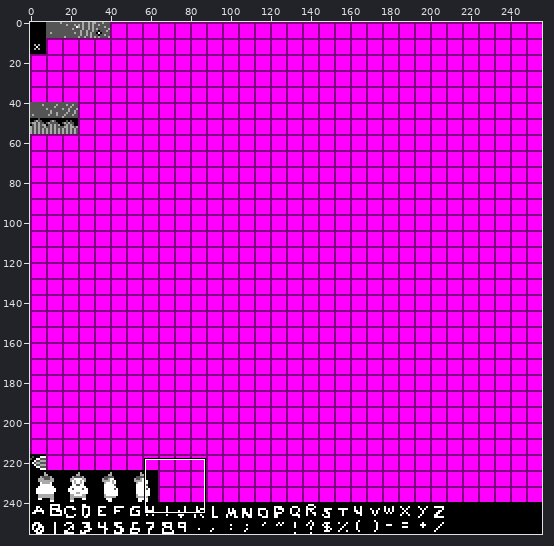
Edited in one commit: sprite sheet (2dGame/res/sprite_sheet.png). Above: a wide view before the commit, with the close-up outlined.
Close-up. Before the commit:
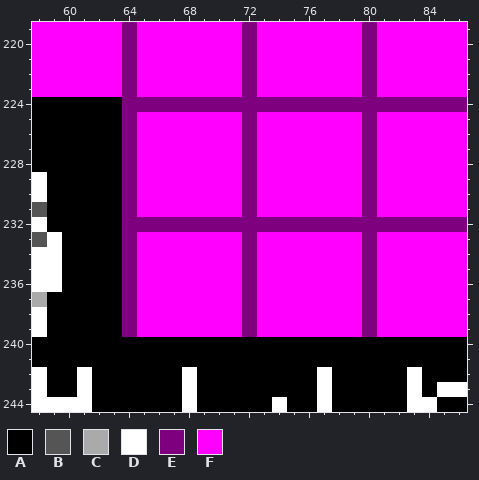
The file is 256x256 pixels. Shown: x 58..86, y 219..244.
Palette (. is transparent): A #000000  B #555555  C #aaaaaa  D #ffffff  E #7f007f  F #ff00ff
Pixels before, first column x 58:
219 FFFFFFEFFFFFFFEFFFFFFFEFFFFFF
220 FFFFFFEFFFFFFFEFFFFFFFEFFFFFF
221 FFFFFFEFFFFFFFEFFFFFFFEFFFFFF
222 FFFFFFEFFFFFFFEFFFFFFFEFFFFFF
223 FFFFFFEFFFFFFFEFFFFFFFEFFFFFF
224 AAAAAAEEEEEEEEEEEEEEEEEEEEEEE
225 AAAAAAEFFFFFFFEFFFFFFFEFFFFFF
226 AAAAAAEFFFFFFFEFFFFFFFEFFFFFF
227 AAAAAAEFFFFFFFEFFFFFFFEFFFFFF
228 AAAAAAEFFFFFFFEFFFFFFFEFFFFFF
229 DAAAAAEFFFFFFFEFFFFFFFEFFFFFF
230 DAAAAAEFFFFFFFEFFFFFFFEFFFFFF
231 BAAAAAEFFFFFFFEFFFFFFFEFFFFFF
232 DAAAAAEEEEEEEEEEEEEEEEEEEEEEE
233 BDAAAAEFFFFFFFEFFFFFFFEFFFFFF
234 DDAAAAEFFFFFFFEFFFFFFFEFFFFFF
235 DDAAAAEFFFFFFFEFFFFFFFEFFFFFF
236 DDAAAAEFFFFFFFEFFFFFFFEFFFFFF
237 CAAAAAEFFFFFFFEFFFFFFFEFFFFFF
238 DAAAAAEFFFFFFFEFFFFFFFEFFFFFF
239 DAAAAAEFFFFFFFEFFFFFFFEFFFFFF
240 AAAAAAAAAAAAAAAAAAAAAAAAAAAAA
241 AAAAAAAAAAAAAAAAAAAAAAAAAAAAA
242 DAADAAAAAADAAAAAAAADAAAAADAAA
243 DAADAAAAAADAAAAAAAADAAAAADADD
244 DDDDAAAAAADAAAAADAADAAAAADDAA
After the commit:
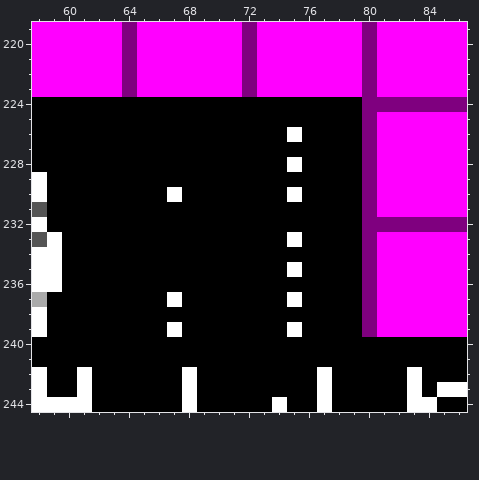
Edits made:
{"y":224,"x":64,"old":"EEEEEEEEEEEEEEEE","new":"AAAAAAAAAAAAAAAA"}
{"y":225,"x":64,"old":"EFFFFFFFEFFFFFFF","new":"AAAAAAAAAAAAAAAA"}
{"y":226,"x":64,"old":"EFFFFFFFEFFFFFFF","new":"AAAAAAAAAAADAAAA"}
{"y":227,"x":64,"old":"EFFFFFFFEFFFFFFF","new":"AAAAAAAAAAAAAAAA"}
{"y":228,"x":64,"old":"EFFFFFFFEFFFFFFF","new":"AAAAAAAAAAADAAAA"}
{"y":229,"x":64,"old":"EFFFFFFFEFFFFFFF","new":"AAAAAAAAAAAAAAAA"}
{"y":230,"x":64,"old":"EFFFFFFFEFFFFFFF","new":"AAADAAAAAAADAAAA"}
{"y":231,"x":64,"old":"EFFFFFFFEFFFFFFF","new":"AAAAAAAAAAAAAAAA"}
{"y":232,"x":64,"old":"EEEEEEEEEEEEEEEE","new":"AAAAAAAAAAAAAAAA"}
{"y":233,"x":64,"old":"EFFFFFFFEFFFFFFF","new":"AAAAAAAAAAADAAAA"}
{"y":234,"x":64,"old":"EFFFFFFFEFFFFFFF","new":"AAAAAAAAAAAAAAAA"}
{"y":235,"x":64,"old":"EFFFFFFFEFFFFFFF","new":"AAAAAAAAAAADAAAA"}
{"y":236,"x":64,"old":"EFFFFFFFEFFFFFFF","new":"AAAAAAAAAAAAAAAA"}
{"y":237,"x":64,"old":"EFFFFFFFEFFFFFFF","new":"AAADAAAAAAADAAAA"}
{"y":238,"x":64,"old":"EFFFFFFFEFFFFFFF","new":"AAAAAAAAAAAAAAAA"}
{"y":239,"x":64,"old":"EFFFFFFFEFFFFFFF","new":"AAADAAAAAAADAAAA"}
